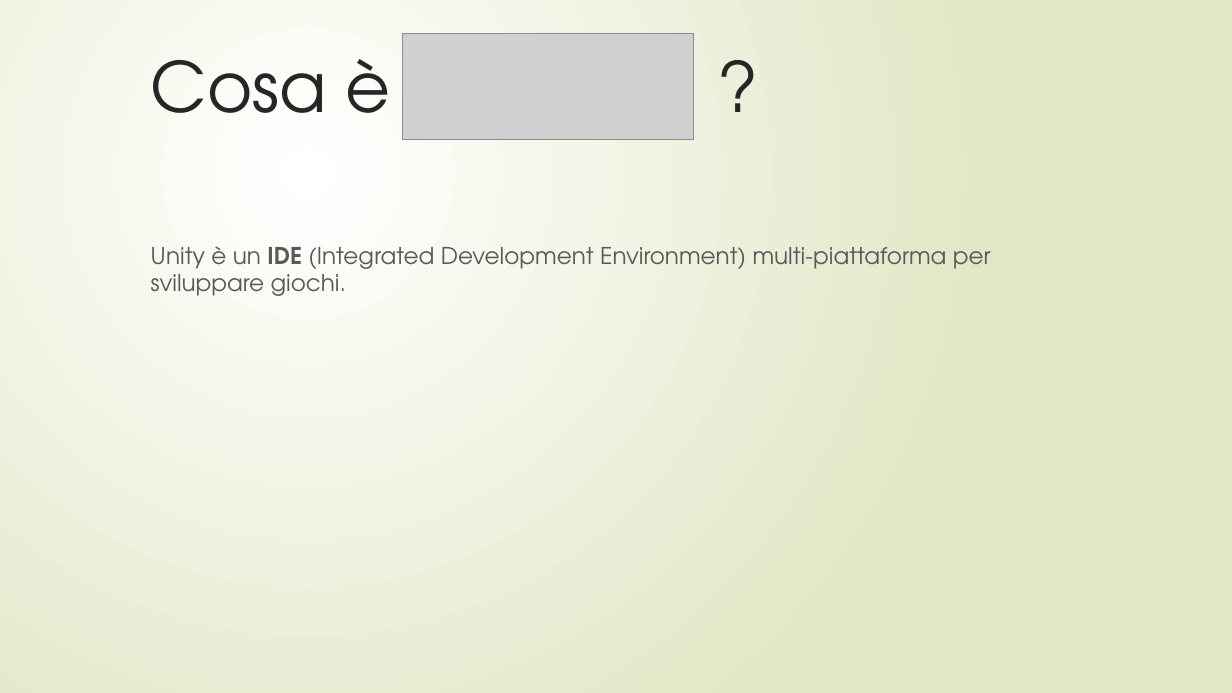
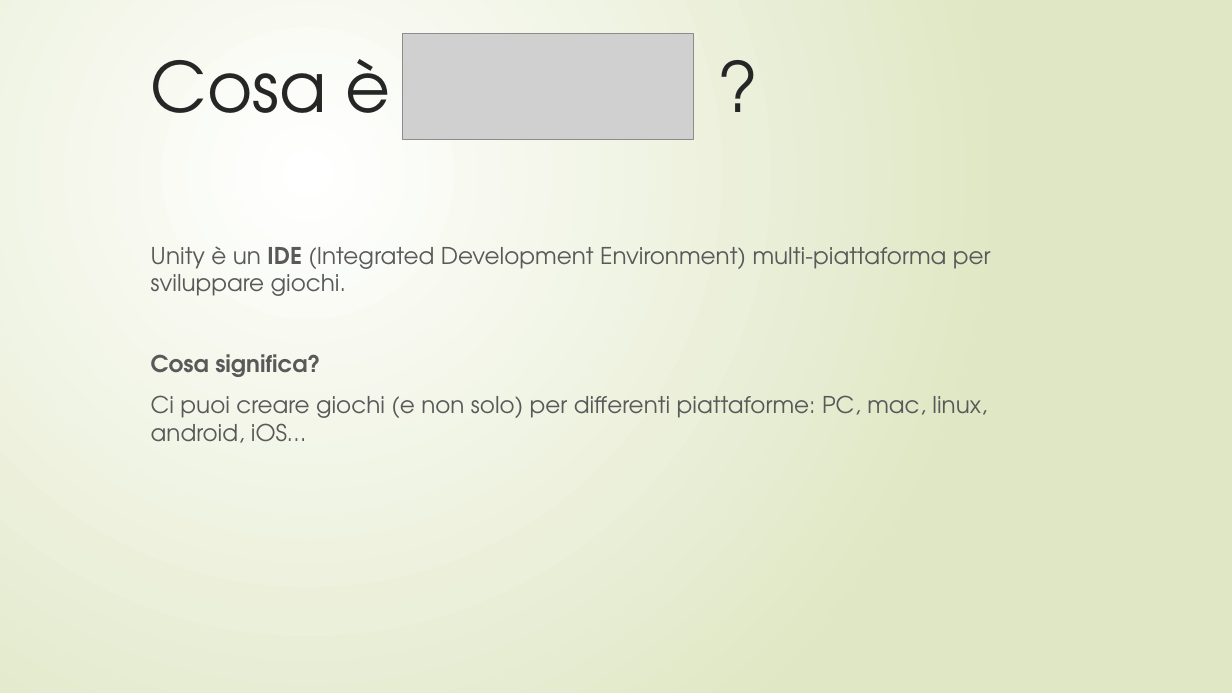
Before and after one commit to Looooord/Corso-Unity, a slide deck: slide 3 of Crea il tuo videogioco.pptx. Drawn at 1232x693 pixels with LibreOffice and Linux fonts; fonts in the diff are those of the drawing; grey boxes stand for pictures. Boxes give left, top, right and bottom in pixels: in the first picture for what was removed or moved away, otherwise in the second. Text is boxed around its words. In the diff, an @@ line names an element or a change of style, - is before the commit and + after.

```diff
--- a/Crea il tuo videogioco.pptx
+++ b/Crea il tuo videogioco.pptx
@@ subtitle at bbox=[151, 354, 987, 443]: paragraphs added @@
+Cosa significa?
+Ci puoi creare giochi (e non solo) per differenti piattaforme: PC, mac, linux, android, iOS…
```
Also in this commit, not shown: 4 other slides changed, 2 slides added, 31 other files.
